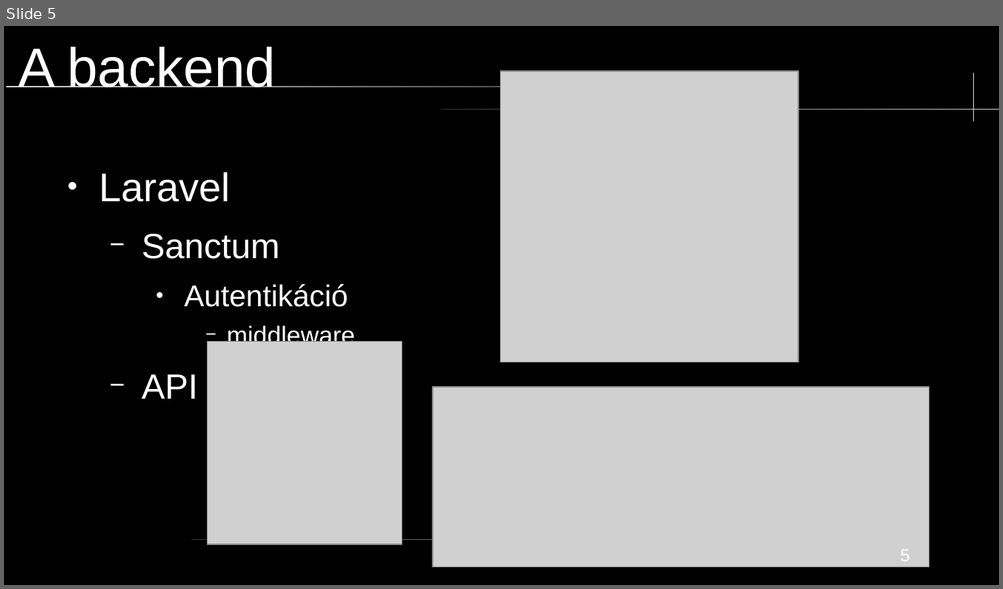
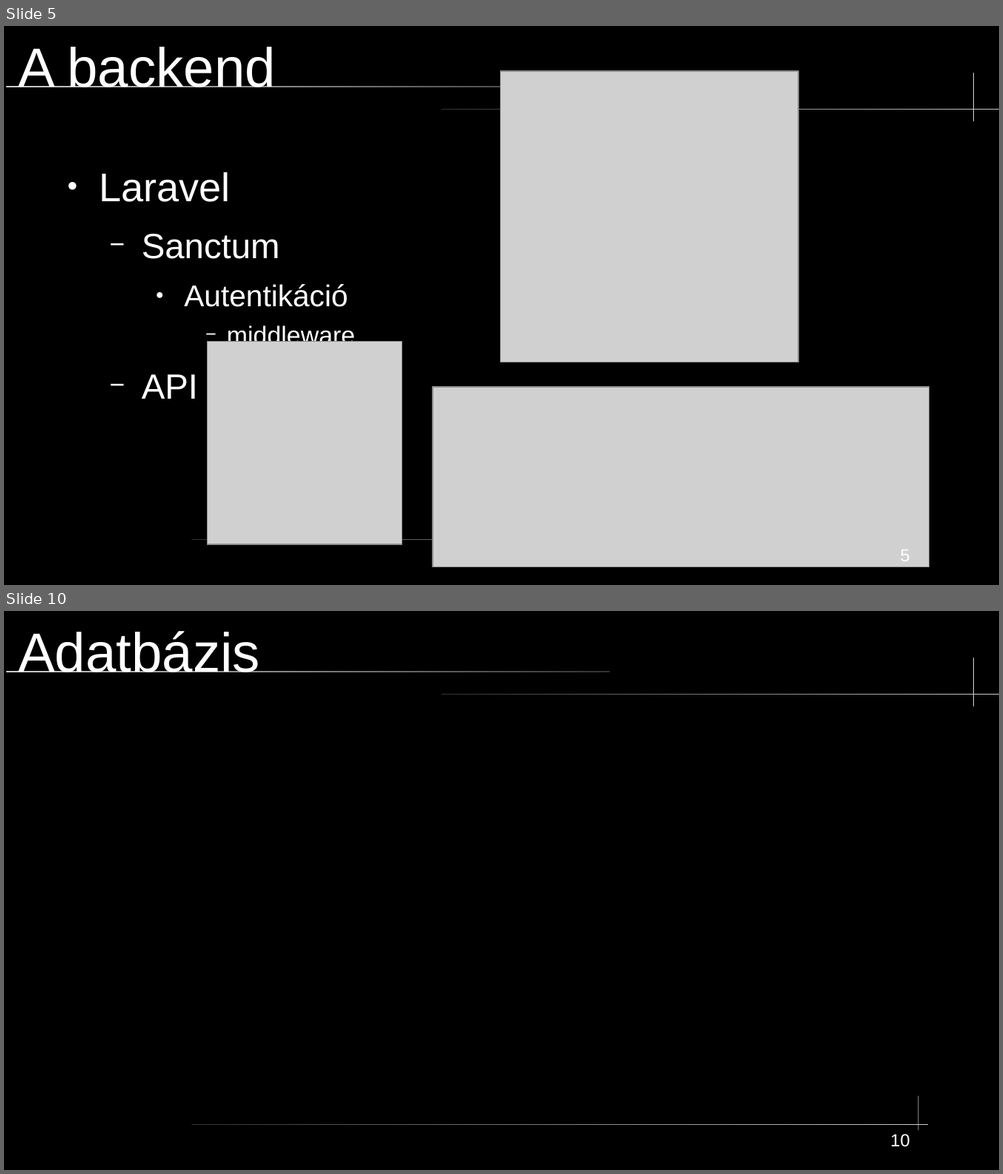
Before and after one commit to mikobalint-szbi/PawnHub, a slide deck: [Developer]/PPT/technikai prezentáció.odp. Shown one above the other, each under a label of ours: slide 5 before the commit, slides 5 and 10 after it; the slides between them are not shown. The pictures are 1003x589 and 1003x1174 pixels, drawn with LibreOffice and Linux fonts; fonts in the diff are those of the drawing; grey boxes stand for pictures. Boxes give left, top, right and bottom in pixels: in the first picture for what was removed or moved away, otherwise in the second. Text is boxed around its words. In the diff, an @@ line names an element or a change of style, - is before the commit and + after.

```diff
--- a/[Developer]/PPT/technikai prezentáció.odp
+++ b/[Developer]/PPT/technikai prezentáció.odp
@@ slide 10 added at [4,611,999,1170], background #000000; not listed: 4 template elements that a slide beside it also shows @@
@@ title added at [18,631,260,672], 44 pt, text #FFFFFF @@
+Adatbázis
@@ freeform shape added at [918,1096,919,1130], fill #CCCCCC @@
@@ page number added at [890,1134,909,1147], 14 pt, text #FFFFFF @@
+10
```
Also in this commit, not shown: 5 other slides added, 2 slides removed, 2 other files.
